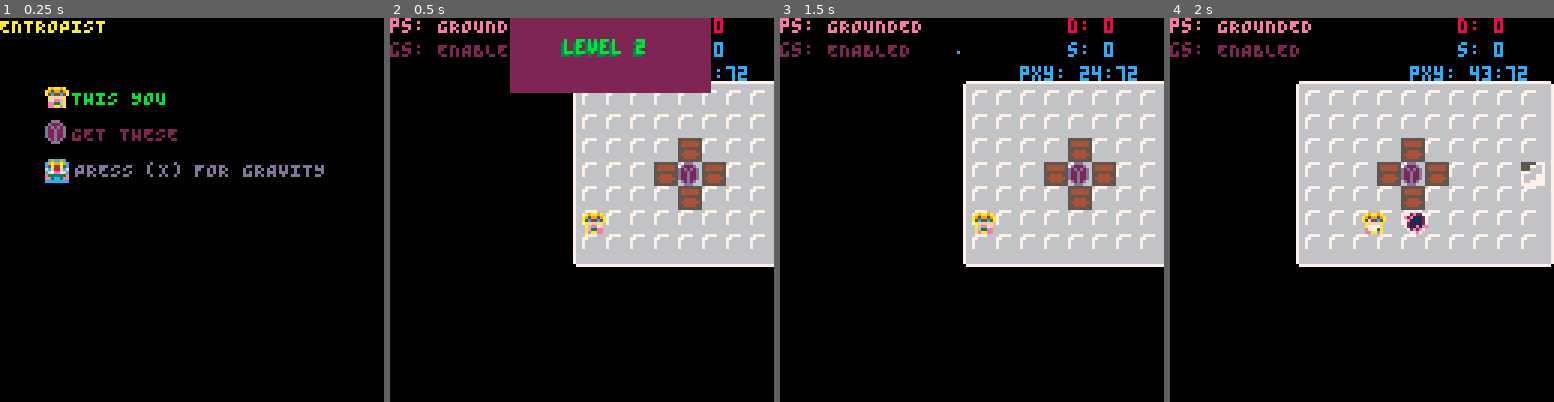
Above: before the commit, frames 1-4 (left to right).
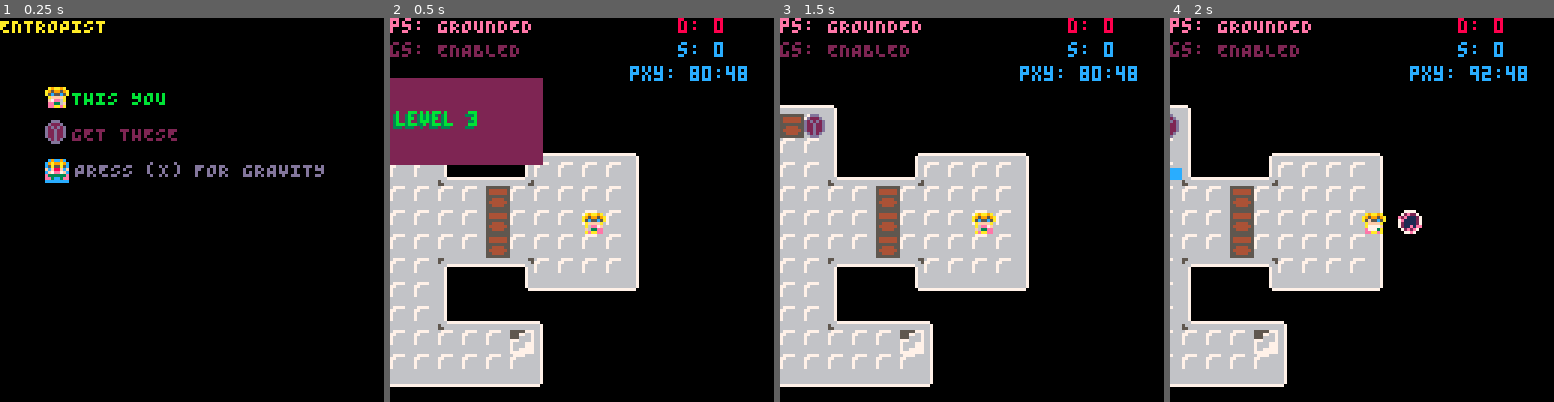
Above: after the commit, the same moments.

Repository: kitasuna/pico8-ttuor
Game: PICO-8 cartridge main.p8
Same seed, same stepped clock (60 frames per second), same inputs: the game is played once before the commit and once after it.
Inputs:
- Up to frame 1 (0.25 s): no input
- Up to frame 2 (0.5 s): tap X (X key) at 0.33 s
- Up to frame 3 (1.5 s): tap O (Z key) at 0.7 s; tap X (X key) at 1.07 s
- Up to frame 4 (2 s): hold Right from 1.6 s (still down); tap O (Z key) at 1.7 s; tap X (X key) at 1.85 s

Frame 1 is identical in both runs. In frame 2, 62% of the frame differs, in the area x 0-100%, y 0-97%; in frame 3, 47%; in frame 4, 44%.

Commit message:
Remove map offset Update gbeam draw method

Diff:
--- a/entity.lua
+++ b/entity.lua
@@ -1,8 +1,6 @@
 function new_entity_manager()
   local ent_man = {
     ents = {},
-    map_offset_x = 0,
-    map_offset_y = 0,
   }
 
   ent_man.add_item = function(coords)
@@ -35,8 +33,6 @@
   end
 
   ent_man.handle_level_init = function(name, payload)
-    ent_man.map_offset_x = payload.map_offset_x
-    ent_man.map_offset_y = payload.map_offset_y
   end
 
   -- String -> { box: Box, beam: Beam }
@@ -218,13 +214,12 @@
         beam.blocked_by = nil
       end
     end
-
     local collision = false
-    local curr_map_x = ((beam.pos_x - ent_man.map_offset_x) \ 8) + level.start_tile_x
-    local curr_map_y = ((beam.pos_y - ent_man.map_offset_y) \ 8) + level.start_tile_y
+    local curr_map_x = (beam.pos_x \ 8) + level.start_tile_x
+    local curr_map_y = (beam.pos_y \ 8) + level.start_tile_y
     local beam_max_x = beam.pos_x
     while collision == false do
-      local next_map_x = (((beam_max_x + 1) - ent_man.map_offset_x) \ 8) + level.start_tile_x
+      local next_map_x = ((beam_max_x + 1) \ 8) + level.start_tile_x
       local flag = fget(mget(next_map_x, curr_map_y))
       if (fget(mget(next_map_x, curr_map_y)) & beam.can_travel) == 0 then
         collision = true
@@ -249,7 +244,6 @@
       line(beam.pos_x, y_offset + 1, x_max, y_offset + 1)
       line(beam.pos_x, y_offset + 2, x_max, y_offset + 2)
       line(beam.pos_x, y_offset + 3, x_max, y_offset + 3)
-      -- spr(50 + (frame_counter % 3), x_max, y_offset - 2)
     end
   end
 end
@@ -271,10 +265,10 @@
     local ent_center_y = get_center_y(tmp)
     local ent_next_x = (ent_center_x + tmp.vel_x)--  + (tmp.vel_x > 0 and 7 or 0)
     local ent_next_y = (ent_center_y + tmp.vel_y)--  + (tmp.vel_y > 0 and 7 or 0)
-    local curr_map_x = ((ent_center_x - ent_man.map_offset_x) \ 8) + level.start_tile_x
-    local next_map_x = ((ent_next_x - ent_man.map_offset_x) \ 8) + level.start_tile_x
-    local curr_map_y = ((ent_center_y - ent_man.map_offset_y) \ 8) + level.start_tile_y
-    local next_map_y = ((ent_next_y - ent_man.map_offset_y) \ 8) + level.start_tile_y
+    local curr_map_x = (ent_center_x \ 8) + level.start_tile_x
+    local next_map_x = (ent_next_x \ 8) + level.start_tile_x
+    local curr_map_y = (ent_center_y \ 8) + level.start_tile_y
+    local next_map_y = (ent_next_y \ 8) + level.start_tile_y
 
     local next_map_tile_x = mget(next_map_x, curr_map_y)
     if fget(next_map_tile_x) & tmp.can_travel == 0 then
--- a/grav.lua
+++ b/grav.lua
@@ -144,11 +144,16 @@
 function new_gbeam(payload)
   -- local tmp = new_sprite(48, coords.pos_x, coords.pos_y, 2, 2, false, false)
   local tmp = {}
-  tmp.head = { pos = { x=payload.pos.x, y=payload.pos.y } }
-  tmp.tail = { pos = { x=payload.pos.x, y=payload.pos.y } }
+  tmp.head_pos_x = payload.pos.x
+  tmp.head_pos_y = payload.pos.y
+  tmp.tail_pos_x = payload.pos.y
+  tmp.tail_pos_y = payload.pos.y
   tmp.direction = payload.direction
   -- Set to max extent, can always pull this in later
-  tmp.tail = { pos = move_in_direction(payload.direction, payload.pos, 30) }
+  local new_tail = move_in_direction(payload.direction, payload.pos, 30)
+  -- tmp.tail = { pos = move_in_direction(payload.direction, payload.pos, 30) }
+  tmp.tail_pos_x = new_tail.x
+  tmp.tail_pos_y = new_tail.y
   tmp.state = "HELD"
 
   -- Move in direction until we hit:
@@ -156,19 +161,19 @@
   -- 2) a bad tile
   -- 3) our max extent
   -- TODO: Add collision with map tiles
-  local iter_pos = { x=flr(tmp.head.pos.x), y=flr(tmp.head.pos.y) }
+  local iter_pos = { x=flr(tmp.head_pos_x), y=flr(tmp.head_pos_y) }
   local collision_found = false
-  while (iter_pos.x != flr(tmp.tail.pos.x) or iter_pos.y != flr(tmp.tail.pos.y)) and not collision_found do
+  while (iter_pos.x != flr(tmp.tail_pos_x) or iter_pos.y != flr(tmp.tail_pos_y)) and not collision_found do
     iter_pos = move_in_direction(payload.direction, iter_pos, 1)
     -- make sprite at this position
     local tmp_sprite = new_sprite(0, iter_pos.x, iter_pos.y, 4, 4)
     for k, ent in pairs(ent_man.ents) do
       if ent.type != ENT_BEAM then
         if collides(tmp_sprite, ent) then
-          tmp.tail.pos.x = iter_pos.x
-          tmp.tail.pos.y = iter_pos.y
+          tmp.tail_pos_x = iter_pos.x
+          tmp.tail_pos_y = iter_pos.y
           collision_found = true
-          do_gravity(ent, tmp.head.pos.x, tmp.head.pos.y, payload.direction)
+          do_gravity(ent, tmp.head_pos_x, tmp.head_pos_y, payload.direction)
           break
         end
       end
@@ -179,10 +184,17 @@
   end
 
   tmp.draw = function()
-    -- spr(tmp.frames[tmp.frame_index], tmp.pos_x, tmp.pos_y, 1.0, 1.0, tmp.flip_x, tmp.flip_y)
     if tmp.state == "HELD" then
-      -- circ(tmp.pos_x+4, tmp.pos_y+4, 22 - tmp.frame_index, CLR_PRP)
-      line(tmp.head.pos.x, tmp.head.pos.y, tmp.tail.pos.x, tmp.tail.pos.y, CLR_GRN)
+      local colors = sort_from({ CLR_PNK, CLR_WHT, CLR_PRP }, (frame_counter % 3) + 1)
+      if tmp.direction == DIRECTION_UP or tmp.direction == DIRECTION_DOWN then
+        line(tmp.head_pos_x - 1, tmp.head_pos_y, tmp.tail_pos_x - 1, tmp.tail_pos_y, colors[1])
+        line(tmp.head_pos_x, tmp.head_pos_y, tmp.tail_pos_x, tmp.tail_pos_y, colors[2])
+        line(tmp.head_pos_x + 1, tmp.head_pos_y, tmp.tail_pos_x + 1, tmp.tail_pos_y, colors[3])
+      else
+        line(tmp.head_pos_x, tmp.head_pos_y - 1, tmp.tail_pos_x, tmp.tail_pos_y - 1, colors[1])
+        line(tmp.head_pos_x, tmp.head_pos_y, tmp.tail_pos_x, tmp.tail_pos_y, colors[2])
+        line(tmp.head_pos_x, tmp.head_pos_y + 1 , tmp.tail_pos_x, tmp.tail_pos_y + 1, colors[3])
+      end
     end
   end
 
@@ -190,6 +202,20 @@
 
 end
 
+function sort_from(arr, start_idx)
+  local new_arr = {}
+  local new_idx = 1
+  local curr_idx = start_idx
+  while count(new_arr) < count(arr) do
+    new_arr[new_idx] = arr[curr_idx]
+    new_idx += 1
+    curr_idx += 1
+    if curr_idx > count(arr) then
+      curr_idx = 1
+    end
+  end
+  return new_arr
+end
 function new_projectile(coords, direction)
   local tmp = new_sprite(48, coords.pos_x, coords.pos_y, 6, 6, false, false)
   tmp.mass = 1
--- a/level.lua
+++ b/level.lua
@@ -4,8 +4,6 @@
       label="01",
       start_tile_x = 0, -- x index of the upper-left map tile to draw
       start_tile_y = 0, -- y index of the upper left map tile to draw
-      map_offset_x = 0, -- use these values (in pixels) to offset the coordinates of entities and player
-      map_offset_y = 0, -- ... relative to the starting offset coordinate?
       player_pos_x = ((1*8) + 0),
       player_pos_y = ((3*8) + 0),
       map_tile_width = 16,
@@ -21,10 +19,8 @@
       label="02",
       start_tile_x = 18, -- x index of the upper-left map tile to draw
       start_tile_y = 0, -- y index of the upper left map tile to draw
-      map_offset_x = 16, -- use these values (in pixels) to offset the coordinates of entities and player
-      map_offset_y = 16,
-      player_pos_x = ((1*8) + 16),
-      player_pos_y = ((7*8) + 16),
+      player_pos_x = ((1*8) + 0),
+      player_pos_y = ((7*8) + 0),
       -- Map tile width / height is the total number of tiles to draw
       map_tile_width = 12,
       map_tile_height = 10,
@@ -33,21 +29,19 @@
         -- given the expression:
         -- (TILE_NUMBER*8) + MAP_OFFSET
         -- update TILE_NUMBER to be the starting tile for the entity
-        {type=ENT_ITEM, pos_x= (5*8)+16, pos_y = (5*8)+16},
-        {type=ENT_BOX, pos_x= (4*8)+16, pos_y = (5*8)+16},
-        {type=ENT_BOX, pos_x= (6*8)+16, pos_y = (5*8)+16},
-        {type=ENT_BOX, pos_x= (5*8)+16, pos_y = (4*8)+16},
-        {type=ENT_BOX, pos_x= (5*8)+16, pos_y = (6*8)+16},
+        {type=ENT_ITEM, pos_x= (5*8)+0, pos_y = (5*8)+0},
+        {type=ENT_BOX, pos_x= (4*8)+0, pos_y = (5*8)+0},
+        {type=ENT_BOX, pos_x= (6*8)+0, pos_y = (5*8)+0},
+        {type=ENT_BOX, pos_x= (5*8)+0, pos_y = (4*8)+0},
+        {type=ENT_BOX, pos_x= (5*8)+0, pos_y = (6*8)+0},
       }
     },
     {
       label="03",
       start_tile_x = 32, -- x index of the upper-left map tile to draw
       start_tile_y = 0, -- y index of the upper left map tile to draw
-      map_offset_x = 16, -- use these values (in pixels) to offset the coordinates of entities and player
-      map_offset_y = 16,
-      player_pos_x = ((10*8) + 16),
-      player_pos_y = ((6*8) + 16),
+      player_pos_x = ((10*8)),
+      player_pos_y = ((6*8)),
       -- Map tile width / height is the total number of tiles to draw
       map_tile_width = 13,
       map_tile_height = 14,
@@ -68,10 +62,8 @@
       label="04",
       start_tile_x = 46, -- x index of the upper-left map tile to draw
       start_tile_y = 0, -- y index of the upper left map tile to draw
-      map_offset_x = 16, -- use these values (in pixels) to offset the coordinates of entities and player
-      map_offset_y = 16,
-      player_pos_x = ((2*8) + 16),
-      player_pos_y = ((2*8) + 16),
+      player_pos_x = ((2*8) + 0),
+      player_pos_y = ((2*8) + 0),
       -- Map tile width / height is the total number of tiles to draw
       map_tile_width = 12,
       map_tile_height = 13,
@@ -89,10 +81,8 @@
       label="05",
       start_tile_x = 59, -- x index of the upper-left map tile to draw
       start_tile_y = 0, -- y index of the upper left map tile to draw
-      map_offset_x = 16, -- use these values (in pixels) to offset the coordinates of entities and player
-      map_offset_y = 16,
-      player_pos_x = ((7*8) + 16),
-      player_pos_y = ((9*8) + 16),
+      player_pos_x = ((7*8) + 0),
+      player_pos_y = ((9*8) + 0),
       -- Map tile width / height is the total number of tiles to draw
       map_tile_width = 17,
       map_tile_height = 13,
@@ -115,5 +105,5 @@
 end
 
 function ent_at(ent_type, tile_x, tile_y)
-  return {type=ent_type, pos_x=(tile_x*8)+16, pos_y=(tile_y*8)+16}
+  return {type=ent_type, pos_x=(tile_x*8)+0, pos_y=(tile_y*8)+0}
 end
--- a/main.p8
+++ b/main.p8
@@ -165,34 +165,6 @@
     end
 
 
-    --printh("x,y: "..player.pos_x..","..player.pos_y)
-
-    -- if gravity.mass > level.critical_mass then
-    if false then
-      level_index += 1
-      if level_index > count(levels) then
-        __update = victory_update
-        __draw = victory_draw
-      else
-        gravity.reset()
-        level = levels[level_index]
-        init_level(level)
-        __update = countdown_update
-        __draw = countdown_draw
-        add(timers, {
-          ttl = COUNTDOWN_TIMEOUT,
-          f = function() end,
-          cleanup = function()
-            __update = game_update
-            __draw = game_draw
-          end
-        })
-        return
-      end
-
-      return
-    end
-
     for k,e in pairs(ent_man.ents) do
       -- Update pos first
       e.update(level)
@@ -223,23 +195,24 @@
   -- Set up event queue
   qm = qico()
   -- Add some topics
-  qm.at("BUTTON")
-  qm.at("FUEL_COLLISION")
-  qm.at("ENTITY_GRAV_COLLISION")
-  qm.at("PROJ_PLAYER_COLLISION")
-  qm.at("BEAM_BOX_COLLISION")
-  qm.at("BEAM_PLAYER_COLLISION")
-  qm.at("BEAM_ITEM_COLLISION")
-  qm.at("PLAYER_DEATH")
-  qm.at("PROJ_EXPIRATION")
-  qm.at("GBEAM_REMOVED")
-  qm.at("ENTITY_REACHES_TARGET")
-  qm.at("ENTITY_REACHES_TARGET")
-  qm.at("PLAYER_ROTATION")
-  qm.at("PLAYER_ITEM_COLLISION")
-  qm.at("LEVEL_INIT")
-  qm.at("PLAYER_GOAL")
-
+  qm.ats({
+    "BUTTON",
+    "FUEL_COLLISION",
+    "ENTITY_GRAV_COLLISION",
+    "PROJ_PLAYER_COLLISION",
+    "BEAM_BOX_COLLISION",
+    "BEAM_PLAYER_COLLISION",
+    "BEAM_ITEM_COLLISION",
+    "PLAYER_DEATH",
+    "PROJ_EXPIRATION",
+    "GBEAM_REMOVED",
+    "ENTITY_REACHES_TARGET",
+    "ENTITY_REACHES_TARGET",
+    "PLAYER_ROTATION",
+    "PLAYER_ITEM_COLLISION",
+    "LEVEL_INIT",
+    "PLAYER_GOAL",
+  })
   gm = {}
   gm.handle_player_death = function(name, payload)
     init_level(payload.level)
@@ -302,7 +275,7 @@
   -- Load levels
   levels = get_levels()
 
-  level_index = 2
+  level_index = 3
 
   -- Set up timers table for later...
   timers = {}
@@ -332,8 +305,7 @@
   player.pos_x = l.player_pos_x
   player.pos_y = l.player_pos_y
 
-  printh("x,y:"..l.map_offset_x..","..l.map_offset_y)
-  qm.ae("LEVEL_INIT", { map_offset_x=l.map_offset_x, map_offset_y=l.map_offset_y})
+  qm.ae("LEVEL_INIT", {})
   timers = {}
 end
 
--- a/player.lua
+++ b/player.lua
@@ -21,8 +21,6 @@
   player.frame_step = 0
   player.facing = DIRECTION_DOWN
   player.can_travel = (1 << FLAG_FLOOR)
-  player.map_offset_x = 0
-  player.map_offset_y = 0
 
   player.frames_walking = {
     { anim={7, 8, 7, 9}, flip=false },
@@ -88,8 +86,6 @@
 
   player.handle_level_init = function(name, payload)
     -- TODO: We probably want more happening in here, like position etc
-    player.map_offset_x = payload.map_offset_x
-    player.map_offset_y = payload.map_offset_y - 4 -- cheat a little here
   end
 
   player.handle_button = function(name, payload)
@@ -245,10 +241,10 @@
 
     local player_next_x = (player_center_x + player.vel_x) -- + (player.facing != 3 and 5 or 1)
     local player_next_y = player_center_y + player.vel_y -- + (player.facing == 2 and 7 or 0)
-    local curr_map_x = ((player_center_x - player.map_offset_x) \ 8) + level.start_tile_x
-    local next_map_x = ((player_next_x - player.map_offset_x) \ 8) + level.start_tile_x
-    local curr_map_y = ((player_center_y - player.map_offset_y) \ 8) + level.start_tile_y
-    local next_map_y = ((player_next_y - player.map_offset_y) \ 8) + level.start_tile_y
+    local curr_map_x = (player_center_x \ 8) + level.start_tile_x
+    local next_map_x = (player_next_x \ 8) + level.start_tile_x
+    local curr_map_y = (player_center_y \ 8) + level.start_tile_y
+    local next_map_y = (player_next_y \ 8) + level.start_tile_y
     local can_move_x = true
     local can_move_y = true
 
@@ -304,8 +300,6 @@
       can_move_y = false
     end
 
-    -- local curr_map_x = (get_center_x(player) - player.map_offset_x) \ 8
-    -- local curr_map_y = (get_center_y(player) - player.map_offset_y) \ 8
     if fget(mget(curr_map_x, curr_map_y), FLAG_STAIRS) then
       -- printh("STAIRS!"..frame_counter)
       qm.ae("PLAYER_GOAL", {})
--- a/qico.lua
+++ b/qico.lua
@@ -3,19 +3,16 @@
   local t = {} -- topics
 
   function add_event(name, payload)
-    local tmp = {
-      name = name,
-      payload = payload,
-    }
-    add(q, tmp)
+    add(q, { name=name, payload=payload })
   end
 
   function add_topic(name)
     t[name] = {}
+  end
 
-    local topic_str = ""
-    for k,v in pairs(t) do
-      topic_str = topic_str.." "..k
+  function add_topics(names)
+    for k,name in pairs(names) do
+      t[name] = {}
     end
   end
 
@@ -30,13 +27,15 @@
           iv(v.name, v.payload)
         end
       end
-      q[k] = nil
+      -- q[k] = nil
     end
+    q = {}
   end
 
   return {
     ae = add_event,
     at = add_topic,
+    ats = add_topics,
     as = add_subscriber,
     proc = process_queue,
     q = q,
